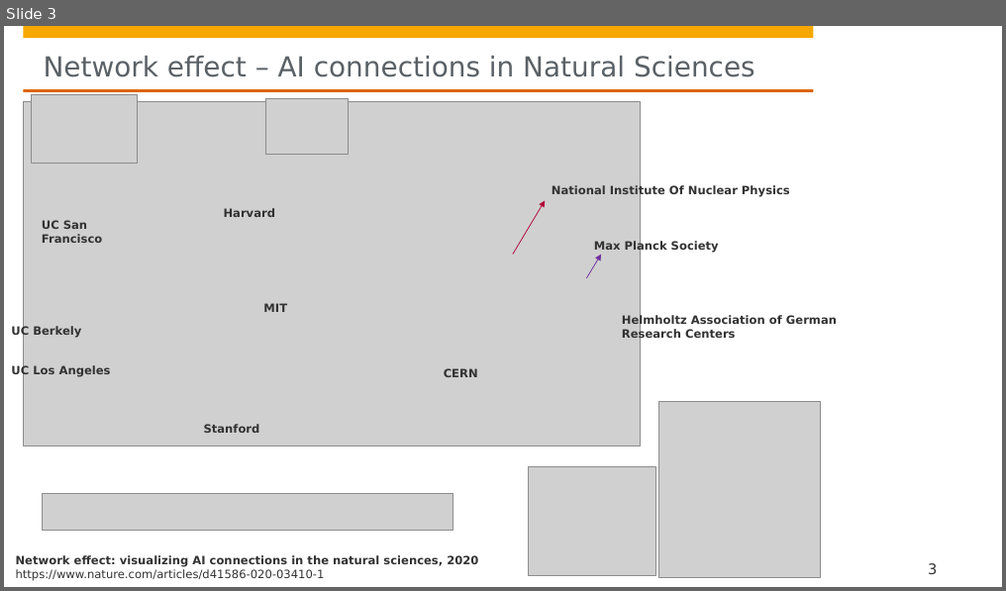
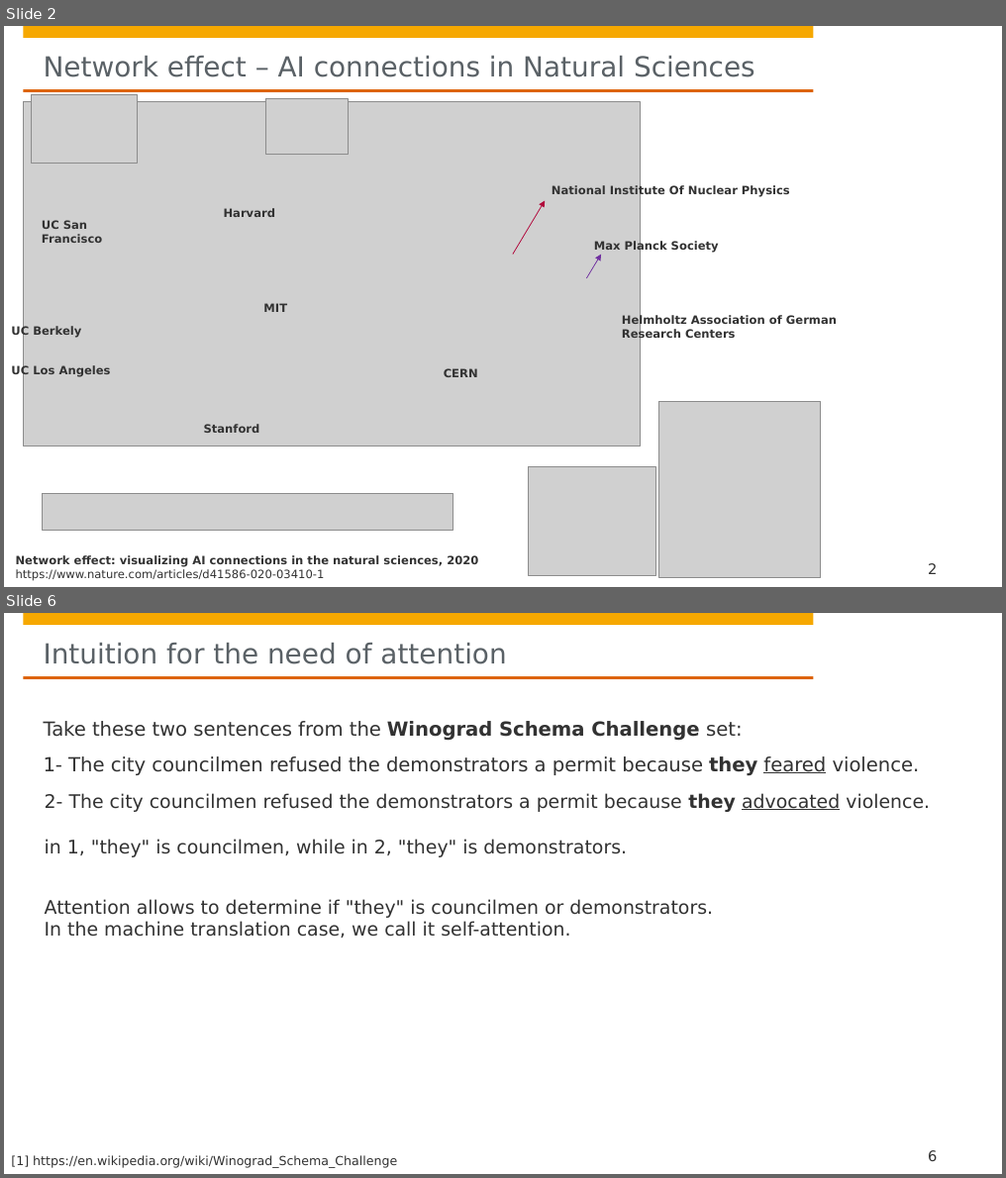
Before and after one commit to hpi-sam/GNN-Course-2020, a slide deck: 8. Graph Attention Networks.pptx. Shown one above the other, each under a label of ours: slide 3 before the commit, slides 2 and 6 after it; the slides between them are not shown. The pictures are 1006x591 and 1006x1178 pixels, drawn with LibreOffice and Linux fonts; fonts in the diff are those of the drawing; grey boxes stand for pictures; background and template pictures are left out. Boxes give left, top, right and bottom in pixels: in the first picture for what was removed or moved away, otherwise in the second. Text is boxed around its words. In the diff, an @@ line names an element or a change of style, - is before the commit and + after.

```diff
--- a/8. Graph Attention Networks.pptx
+++ b/8. Graph Attention Networks.pptx
@@ slide 6 added at bbox=[4, 613, 1002, 1174], background #FFFFFF; not listed: 4 template elements that a slide beside it also shows @@
@@ title added at bbox=[44, 643, 506, 664], 26.7 pt, text #5A6166 @@
+Intuition for the need of attention
@@ text added at bbox=[44, 721, 920, 776], 18.7 pt, text #323232 @@
+Take these two sentences from the Winograd Schema Challenge set:
+1- The city councilmen refused the demonstrators a permit because they feared violence.
@@ text added at bbox=[45, 793, 930, 812], 18 pt, text #323232 @@
+2- The city councilmen refused the demonstrators a permit because they advocated violence.
@@ text added at bbox=[45, 839, 627, 858], 18 pt, text #323232 @@
+in 1, "they" is councilmen, while in 2, "they" is demonstrators.
@@ text added at bbox=[45, 899, 713, 938], 18 pt, text #323232 @@
+Attention allows to determine if "they" is councilmen or demonstrators.
+In the machine translation case, we call it self-attention.
@@ text added at bbox=[11, 1156, 397, 1168], 12 pt, text #323232 @@
+[1] https://en.wikipedia.org/wiki/Winograd_Schema_Challenge
@@ page number added at bbox=[928, 1151, 937, 1161], 14 pt, text #323232 @@
+6
@@ what was slide 3 is now slide 2 @@
@@ page number at bbox=[928, 564, 937, 574]: text changed @@
-3
+2
```
Also in this commit, not shown: 4 slides changed, 16 other slides added, 3 slides removed.
